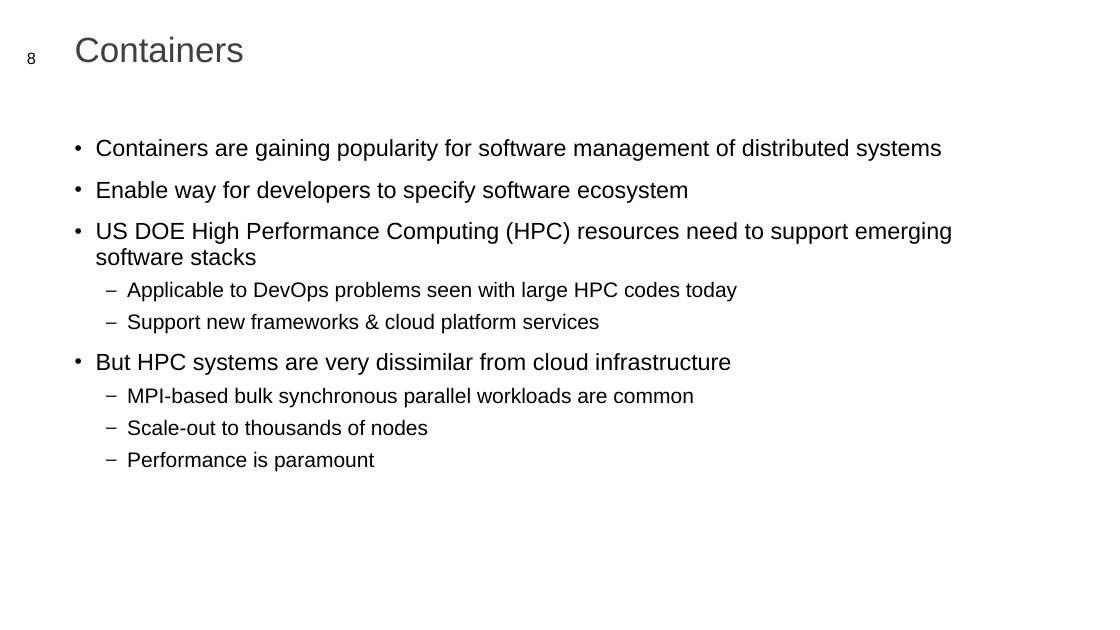
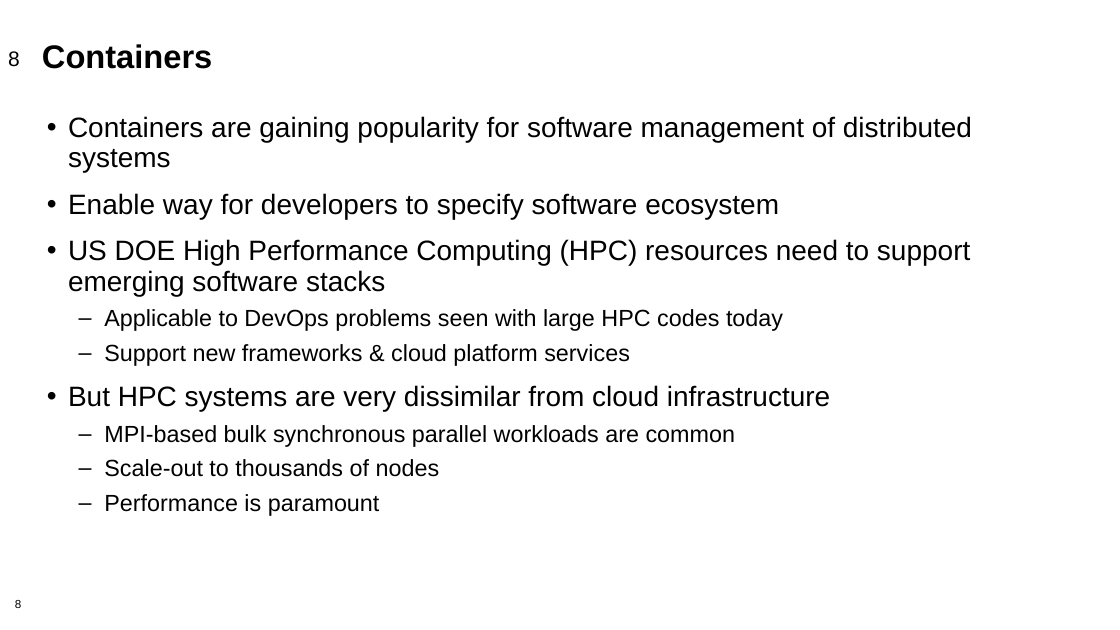
Before and after one commit to supercontainers/isc-tutorial, a slide deck: slide 8 of slides/isc19_intro_to_containers_ajy.pptx. Drawn at 1120x630 pixels with LibreOffice and Linux fonts; fonts in the diff are those of the drawing; background and template pictures are left out. Boxes give left, top, right and bottom in pixels: in the first picture for what was removed or moved away, otherwise in the second. Text is boxed around its words. In the diff, an @@ line names an element or a change of style, - is before the commit and + after.

```diff
--- a/slides/isc19_intro_to_containers_ajy.pptx
+++ b/slides/isc19_intro_to_containers_ajy.pptx
@@ page number at bbox=[8, 51, 20, 67]: size 14 to 18 pt; alignment right to left; vertical alignment middle to top @@
@@ title "Containers": place and size @@
-title "Containers" at bbox=[75, 36, 244, 63]
+title "Containers" at bbox=[42, 44, 212, 69]
@@ title "Containers" at bbox=[42, 44, 212, 69]: size 30 to 28 pt, text colour #404040 to #000000, bold on; line spacing 0.9 to 0.85; vertical alignment bottom to top @@
@@ text "Containers are gaining popularity for ...": place and size @@
-text "Containers are gaining popularity for ..." at bbox=[96, 139, 952, 471]
+text "Containers are gaining popularity for ..." at bbox=[68, 116, 972, 477]
@@ text "Containers are gaining popularity for ..." at bbox=[68, 116, 972, 477]: size 20 to 24 pt in "Containers are gaining popularity for software management ...", "Enable way for developers to specify software ...", "US DOE High Performance Computing (HPC) resources ...", "But HPC systems are very dissimilar from ..."; size 18 to 20 pt in "Applicable to DevOps problems seen with large ...", "Support new frameworks & cloud platform services", "MPI-based bulk synchronous parallel workloads are common", "Scale-out to thousands of nodes" and 1 more places; indent changed @@
@@ page number added at bbox=[15, 600, 21, 608], 10 pt, text #000000 @@
+8
```
Also in this commit, not shown: 13 other slides changed, 1 slide added, 1 slide removed, 1 other file.
